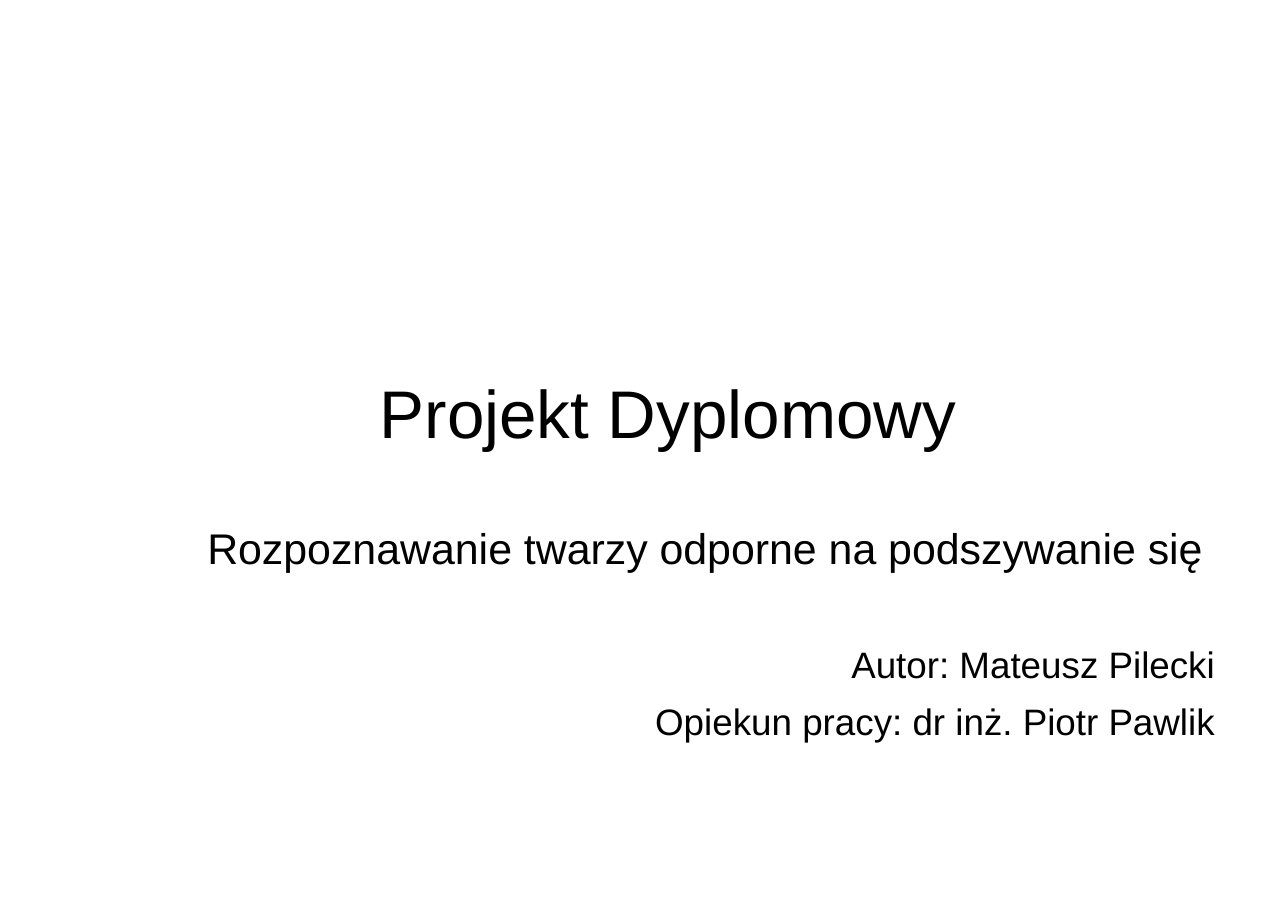
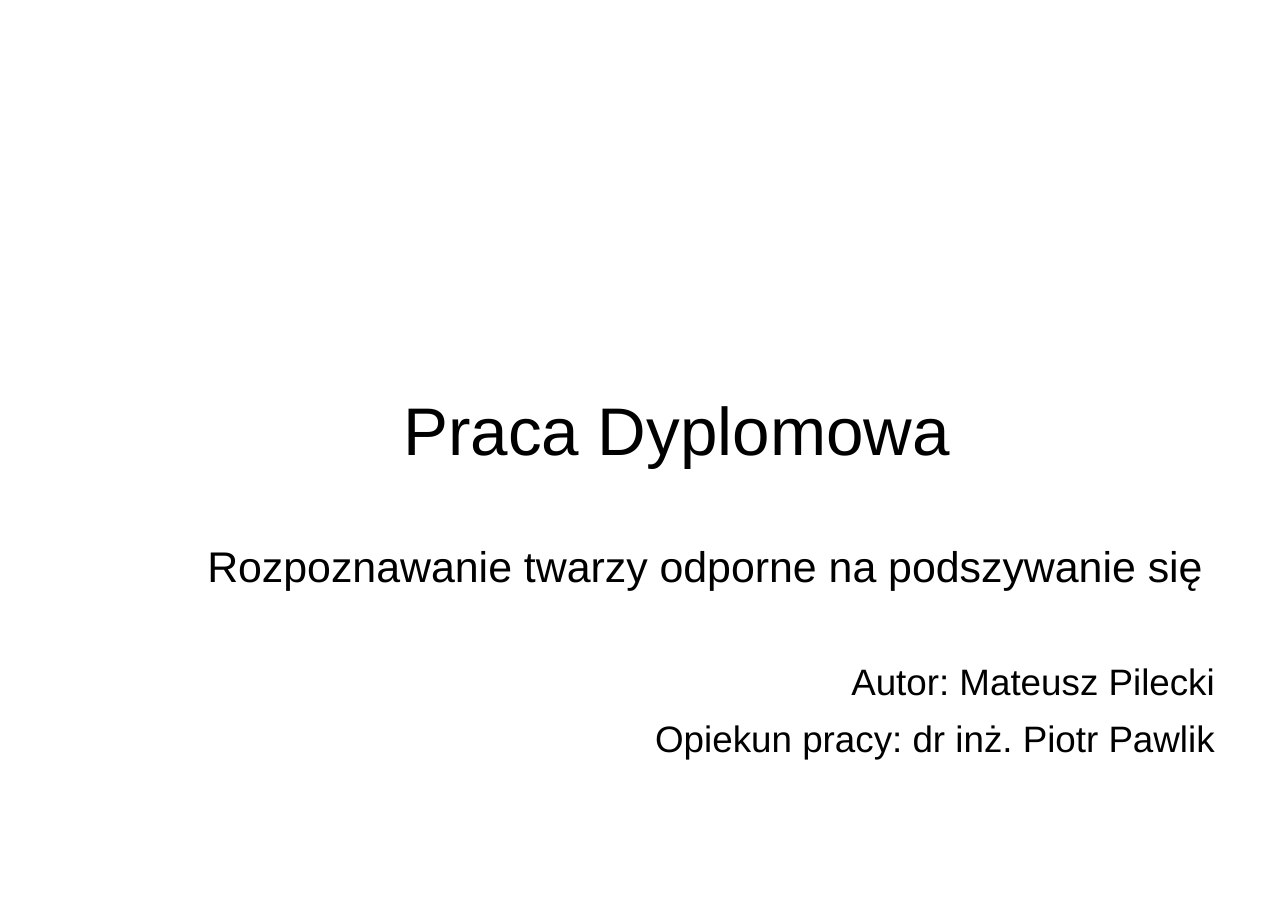
Before and after one commit to piMateusz/AntiSpoofingFaceRecognitionSystem, a slide deck: slide 1 of documents/MP_prezentacja.ppt. Drawn at 1288x911 pixels with LibreOffice and Linux fonts; fonts in the diff are those of the drawing; background and template pictures are left out. Boxes give left, top, right and bottom in pixels: in the first picture for what was removed or moved away, otherwise in the second. Text is boxed around its words. In the diff, an @@ line names an element or a change of style, - is before the commit and + after.

```diff
--- a/documents/MP_prezentacja.ppt
+++ b/documents/MP_prezentacja.ppt
@@ title removed at box(380, 389, 956, 450) @@
-Projekt Dyplomowy
@@ title added at box(403, 406, 950, 468), 44 pt, text #000000 @@
+Praca Dyplomowa
@@ subtitle "Rozpoznawanie twarzy odporne na podszywanie ...": place and size @@
-subtitle "Rozpoznawanie twarzy odporne na podszywanie ..." at box(207, 533, 1215, 742)
+subtitle "Rozpoznawanie twarzy odporne na podszywanie ..." at box(207, 551, 1215, 759)
```
Also in this commit, not shown: 5 other slides changed, 7 slides added, 4 slides removed, 35 other files.
